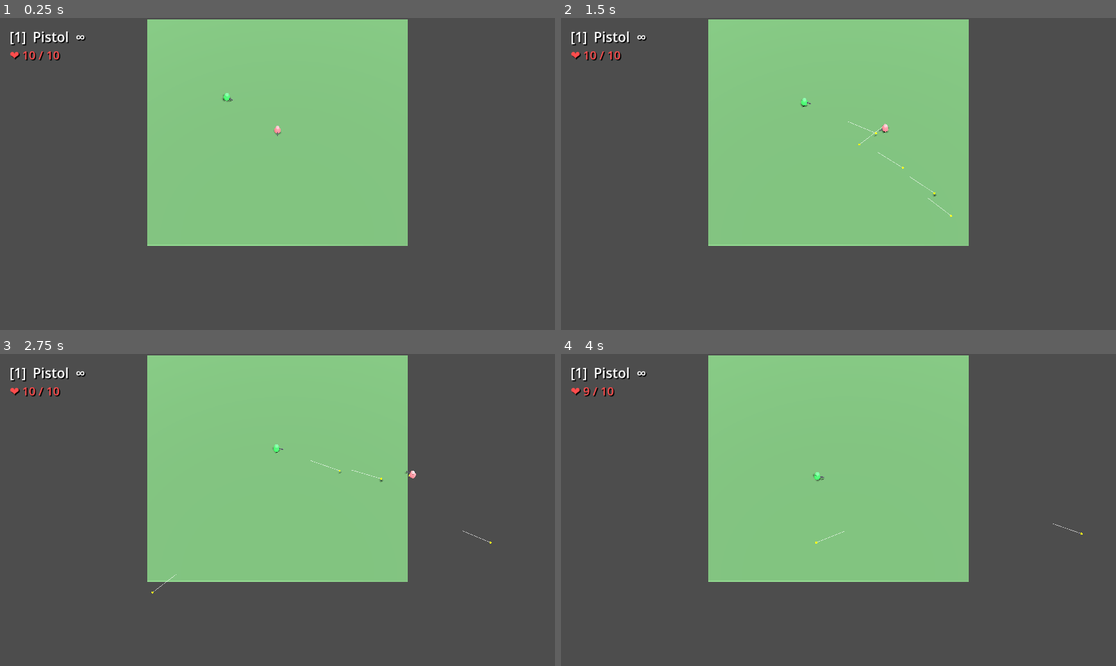
Above: before the commit, frames 1-4 (two rows, left to right).
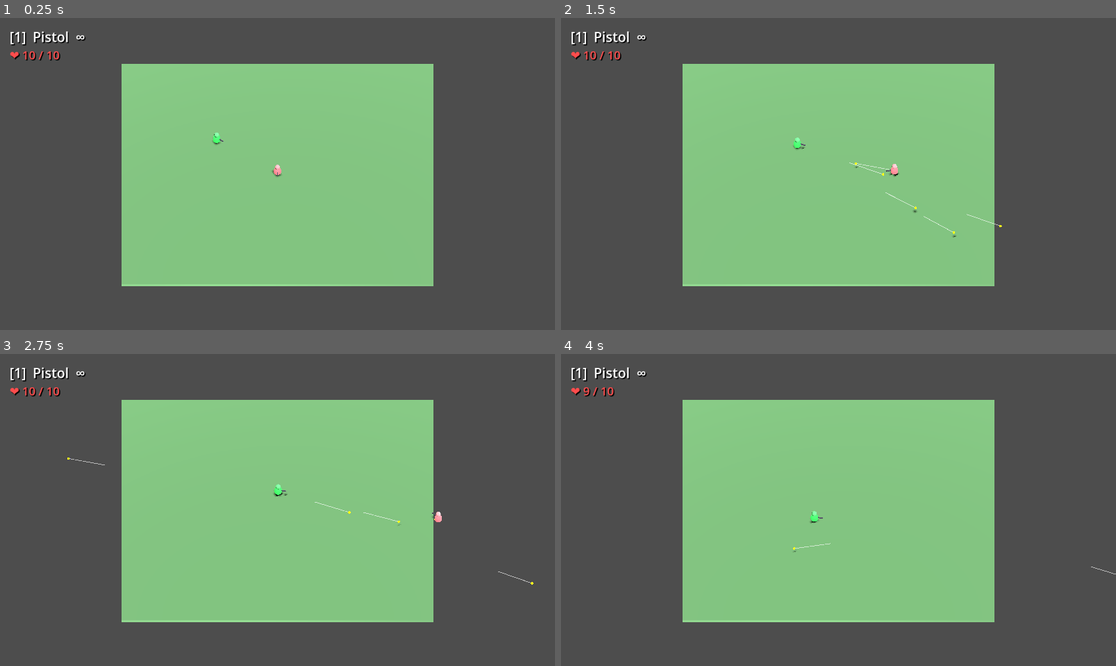
Above: after the commit, the same moments.

Repository: Dearaurora/ChaosGun-Portfolio
Game: Godot game, scene res://scenes/maps/demo_arena.tscn
The game is run twice, just before and just after one commit, with the same random seed, the same clock (stepped at 60 frames per second) and the same inputs.
Inputs (mouse positions are in pixels of both pictures, inside the frame that each line leads up to):
- Up to frame 1 (0.25 s): no input
- Up to frame 2 (1.5 s): tap Enter at 0.5 s; move the mouse to (960, 158) at 0.52 s; press the mouse at (960, 158) at 0.53 s; hold D (move_right) 0.53-1.25 s; release the mouse at (960, 158) at 1.25 s; drag from (727, 189) to (810, 236) at 1.27 s
- Up to frame 3 (2.75 s): move the mouse to (333, 441) at 2.02 s; hold D (move_right) from 2.03 s (still down); tap 1 (weapon_slot_1) at 2.1 s
- Up to frame 4 (4 s): release D (move_right) at 2.75 s; drag from (810, 572) to (672, 463) at 2.77 s; move the mouse to (1005, 556) at 3.52 s; hold A (move_left) from 3.53 s (still down); tap Tab at 3.6 s

The runs differ from the first frame. In frame 1, 20% of the frame differs, in the area x 21-79%, y 0-86%; in frame 2, 20%, in the area x 21-80%, y 0-86%; in frame 3, 20%; in frame 4, 19%.

Commit message:
改了相机正交视角

Diff:
--- a/scenes/maps/demo_arena.tscn
+++ b/scenes/maps/demo_arena.tscn
@@ -17,14 +17,14 @@
 [node name="DemoArena" type="Node3D" unique_id=2136944171]
 
 [node name="DirectionalLight3D" type="DirectionalLight3D" parent="." unique_id=711160468]
-transform = Transform3D(0.8660253, -0.4330129, 0.2500001, 0, 0.49999994, 0.86602545, -0.50000024, -0.74999994, 0.43301257, 0, 65.60176, 0)
+transform = Transform3D(0.8660254, -0.43301272, 0.24999999, 0, 0.49999997, 0.86602545, -0.5, -0.75, 0.43301266, 0, 100, 0)
 shadow_enabled = true
 
 [node name="GlobalCamera" type="Camera3D" parent="." unique_id=1225939301]
-transform = Transform3D(1, 0, 0, 0, 0.50000024, 0.8660253, 0, -0.8660253, 0.50000024, 0, 50, 47.612278)
+transform = Transform3D(1, 0, 0, 0, 0.70710677, 0.70710677, 0, -0.70710677, 0.70710677, 0, 50, 50)
 projection = 1
 current = true
-size = 120.0
+size = 100.0
 
 [node name="Floor" type="StaticBody3D" parent="." unique_id=982512409]
 transform = Transform3D(1, 0, 0, 0, 1, 0, 0, 0, 1, 0, -0.5, 0)
Not shown, added: roadmap/archive/plan_09_visual_feedback.md
